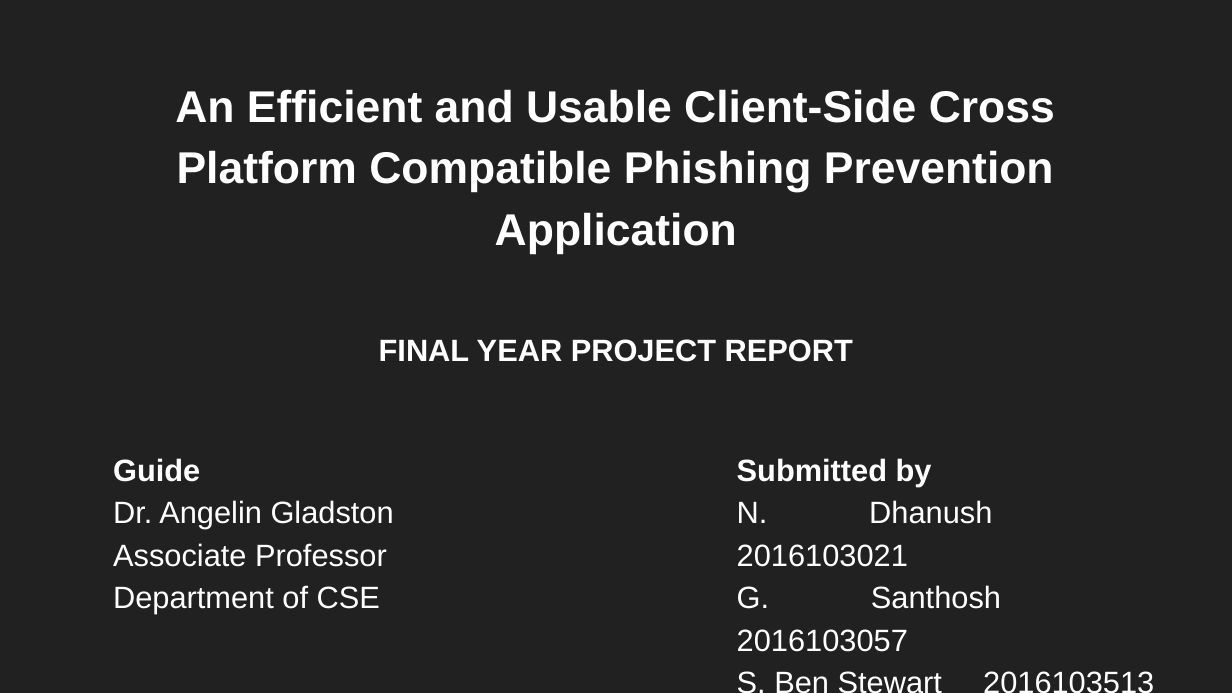
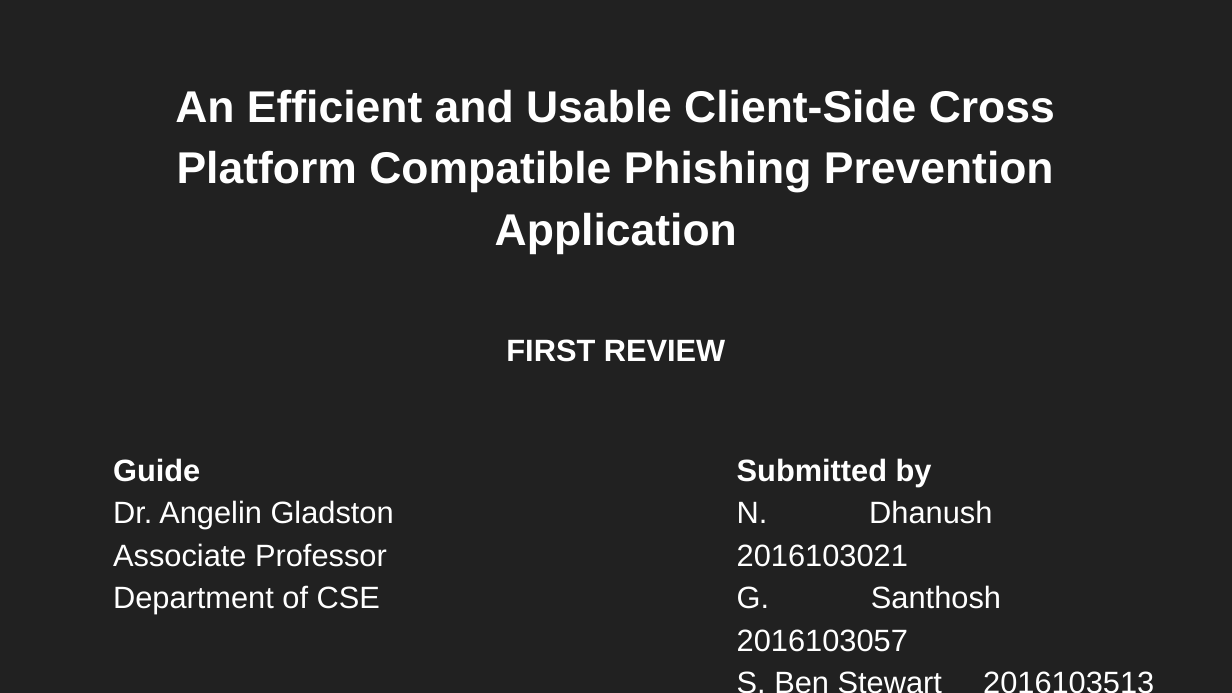
Before and after one commit to sbenstewart/cantina-plus, a slide deck: slide 1 of presentation/first/FYP First.pptx. Drawn at 1232x693 pixels with LibreOffice and Linux fonts; fonts in the diff are those of the drawing. Boxes give left, top, right and bottom in pixels: in the first picture for what was removed or moved away, otherwise in the second. Text is boxed around its words. In the diff, an @@ line names an element or a change of style, - is before the commit and + after.

```diff
--- a/presentation/first/FYP First.pptx
+++ b/presentation/first/FYP First.pptx
@@ title at (x1=506, y1=339, x2=725, y2=362): text changed @@
-FINAL YEAR PROJECT REPORT
+FIRST REVIEW
```
Also in this commit, not shown: 3 other slides changed, 4 slides added, 5 slides removed, 1 other file.
